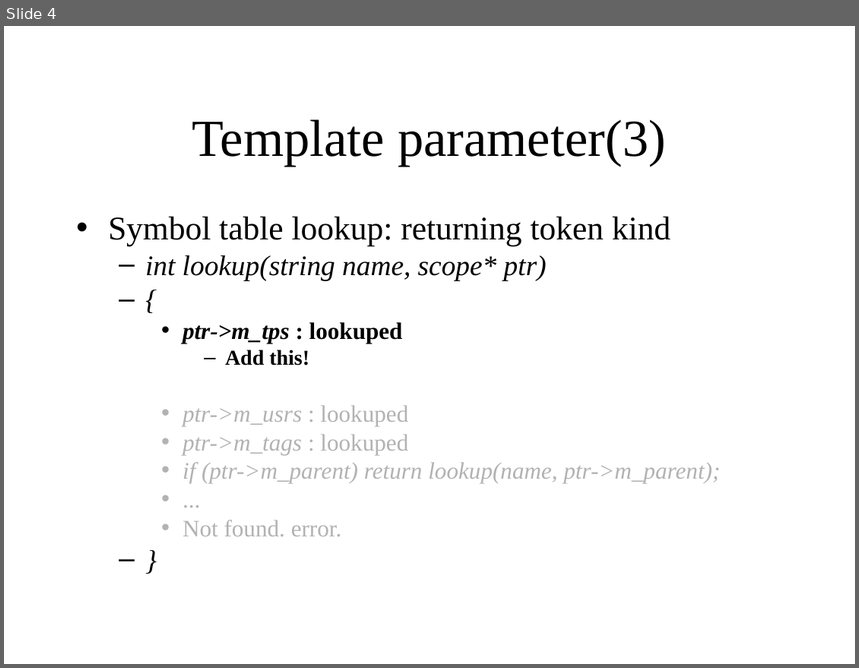
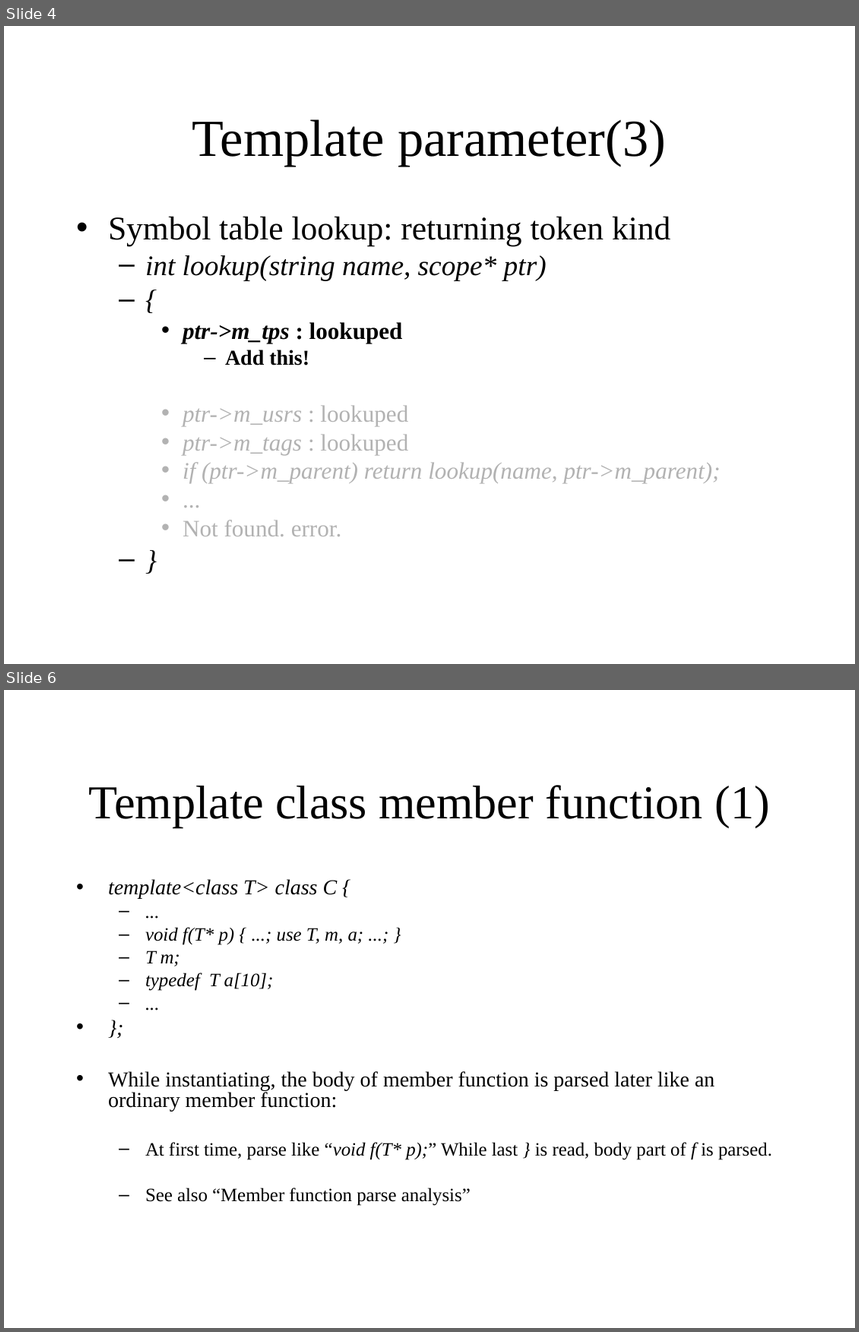
Before and after one commit to KeiHasegawa/cxx_doc, a slide deck: 14_template_parse_e.ppt. Shown one above the other, each under a label of ours: slide 4 before the commit, slides 4 and 6 after it; the slides between them are not shown. The pictures are 859x668 and 859x1332 pixels, drawn with LibreOffice and Linux fonts; fonts in the diff are those of the drawing. Boxes give left, top, right and bottom in pixels: in the first picture for what was removed or moved away, otherwise in the second. Text is boxed around its words. In the diff, an @@ line names an element or a change of style, - is before the commit and + after.

```diff
--- a/14_template_parse_e.ppt
+++ b/14_template_parse_e.ppt
@@ slide 6 added at [4, 690, 855, 1328], background #FFFFFF @@
@@ title added at [89, 785, 770, 828], 40 pt, text #000000 @@
+Template class member function (1)
@@ text added at [108, 879, 772, 1206], 16 pt, text #000000 @@
+• template<class T> class C {
+  – ...
+  – void f(T* p) { ...; use T, m, a; ...; }
+  – T m;
+  – typedef T a[10];
+  – ...
+• };
+• While instantiating, the body of member function is parsed later like an ordinary member function:
+  – At first time, parse like “void f(T* p);” While last } is read, body part of f is parsed.
+  – See also “Member function parse analysis”
```
Also in this commit, not shown: 3 slides changed, 2 other slides added, 1 other file.
